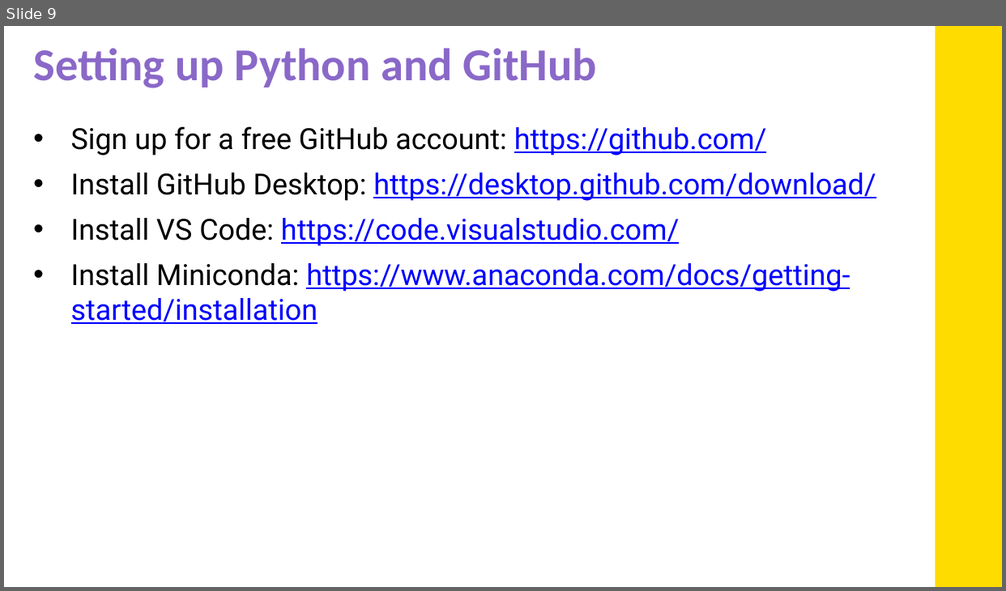
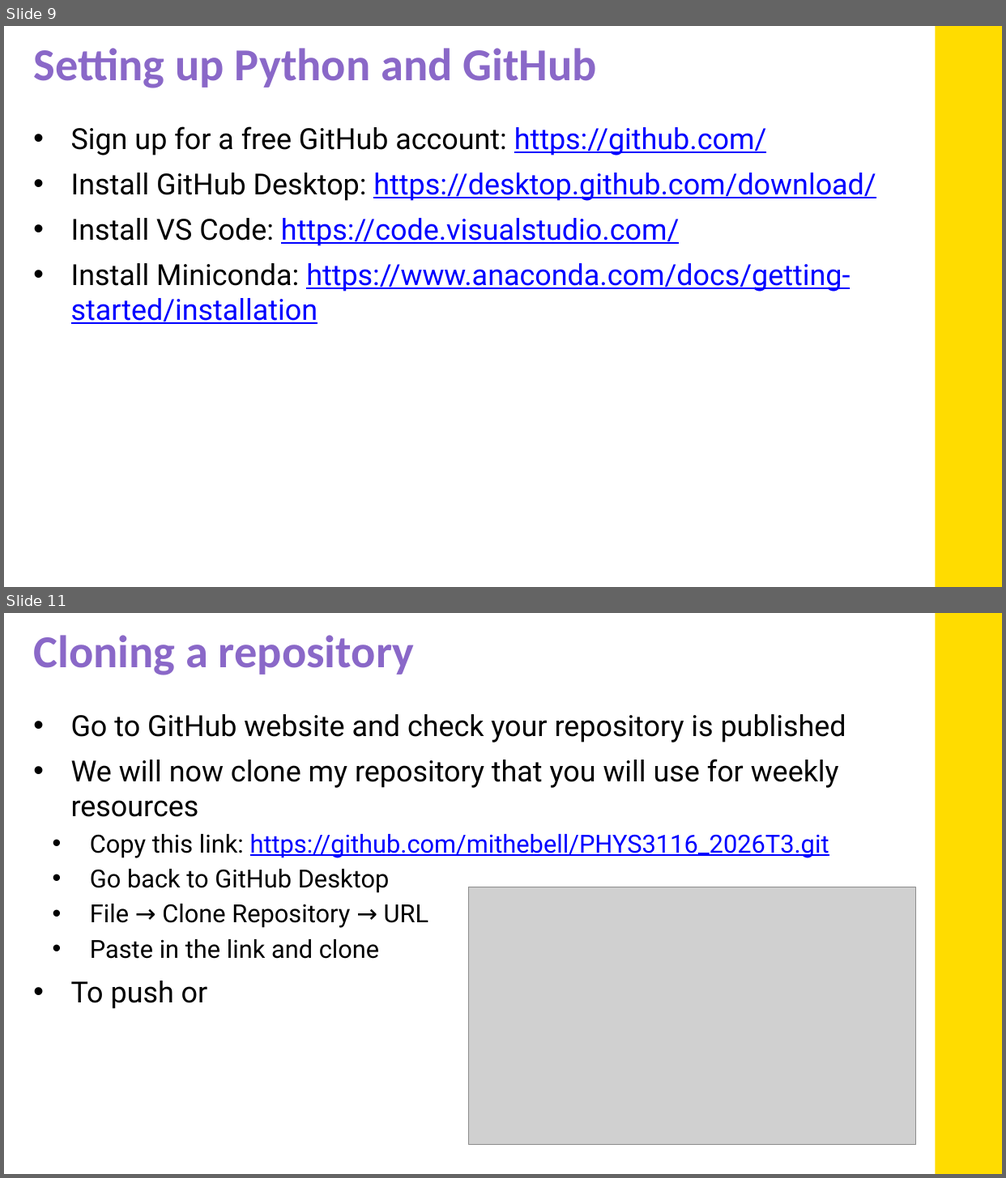
Before and after one commit to mithebell/PHYS3116_2026T3, a slide deck: Week 1/wk1_PHYS3116_2026T3_spotted_python_slides.pptx. Shown one above the other, each under a label of ours: slide 9 before the commit, slides 9 and 11 after it; the slides between them are not shown. The pictures are 1006x591 and 1006x1178 pixels, drawn with LibreOffice and Linux fonts; fonts in the diff are those of the drawing; grey boxes stand for pictures; background and template pictures are left out. Boxes give left, top, right and bottom in pixels: in the first picture for what was removed or moved away, otherwise in the second. Text is boxed around its words. In the diff, an @@ line names an element or a change of style, - is before the commit and + after.

```diff
--- a/Week 1/wk1_PHYS3116_2026T3_spotted_python_slides.pptx
+++ b/Week 1/wk1_PHYS3116_2026T3_spotted_python_slides.pptx
@@ slide 11 added at box(4, 613, 1002, 1174), background #FFFFFF; not listed: 1 template element that a slide beside it also shows @@
@@ title added at box(33, 635, 414, 675), 44 pt, text #8A68C8, bold @@
+Cloning a repository
@@ text added at box(71, 714, 846, 1009), 24 pt, text #000000 @@
+• Go to GitHub website and check your repository is published
+• We will now clone my repository that you will use for weekly resources
+  • Copy this link: https://github.com/mithebell/PHYS3116_2026T3.git
+  • Go back to GitHub Desktop
+  • File → Clone Repository → URL
+  • Paste in the link and clone
+• To push or
@@ picture added at box(469, 888, 916, 1145) @@
```
Also in this commit, not shown: 3 slides changed, 3 other slides added, 3 slides removed, 2 other files.
